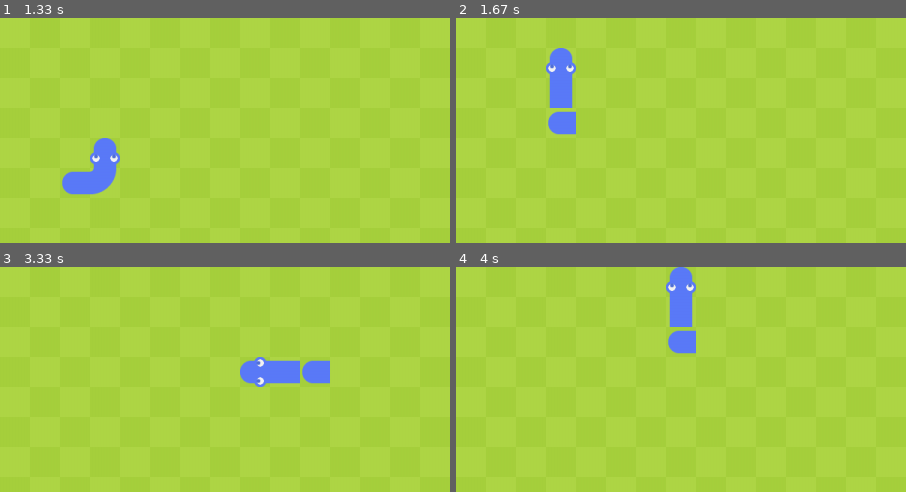
Above: before the commit, frames 1-4 (two rows, left to right).
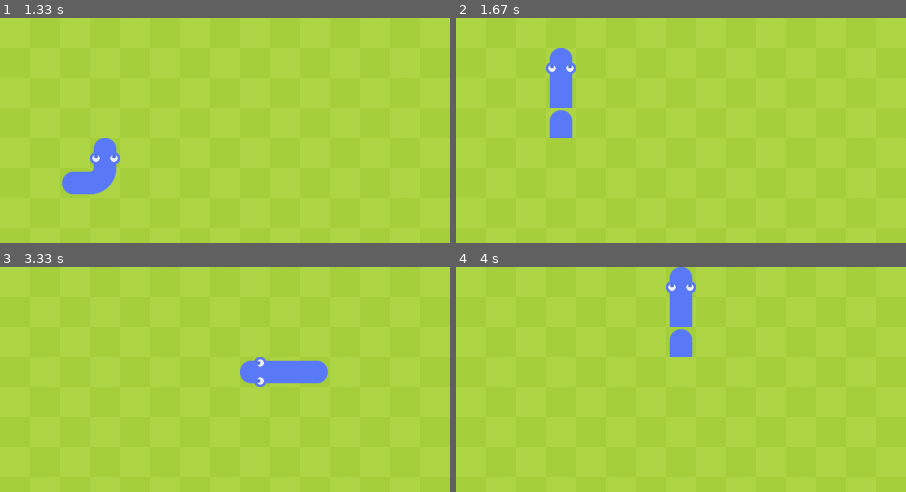
Above: after the commit, the same moments.

Repository: Chiarasenu/PYGAME-GIOCO-3P
Game: pygame game, started from gioco/gioco_snake.py
Same seed, same stepped clock (60 frames per second), same inputs: the game is played once before the commit and once after it.
Inputs (mouse positions are % of the whole screen's width and height, from its top left):
- Up to frame 1 (1.33 s): click (50, 75) at 0.38 s; hold W from 1.17 s (still down)
- Up to frame 2 (1.67 s): release W at 1.63 s
- Up to frame 3 (3.33 s): hold D 1.67-2.13 s; hold S 2.73-3.03 s; hold A from 3.07 s (still down)
- Up to frame 4 (4 s): release A at 3.47 s; hold W 3.5-3.87 s; hold D from 3.9 s (still down)
The pictures show only the part of the screen within x 23-73%, y 0-50%; the shares and areas given below are measured in that part.

Frame 1 is identical in both runs. In frame 2, 0.3% of the frame differs, in the area x 20-27%, y 40-54%; in frame 3, 0.3%; in frame 4, 0.3%.

Commit message:
sistemazione del movimento della coda dx e sx

Diff:
--- a/gioco/gioco_snake.py
+++ b/gioco/gioco_snake.py
@@ -24,7 +24,7 @@
 schermo_gioco = pygame.image.load("gioco/Immagini/sfondo1.png")
 schermo_gioco = pygame.transform.scale(schermo_gioco, (1200, 600))
 
-sfondo_menu = pygame.image.load("Gioco\Immagini\snake_principale.png")
+sfondo_menu = pygame.image.load("gioco/immagini/snake_principale.png")
 sfondo_menu = pygame.transform.scale(sfondo_menu, (1200, 600))
 AZZURRO = (54, 204, 227)
 
--- a/gioco/snake_blu.py
+++ b/gioco/snake_blu.py
@@ -14,6 +14,7 @@
     def __init__(self) -> None:
         self.corpo = [Vector2(5,5), Vector2(4,5), Vector2(3,5)]
         self.direzione = Vector2(1,0)
+
         self.nuovo_corpo = False
 
     # IMMAGINI
@@ -29,9 +30,9 @@
 
         # Coda
         self.codaN = pygame.image.load('Gioco/Immagini/PartiSnake/Blu/snake_blu_codaS.png').convert_alpha()
-        self.codaE = pygame.image.load('Gioco/Immagini/PartiSnake/Blu/snake_blu_codaO.png').convert_alpha()
+        self.codaE = pygame.image.load('Gioco/Immagini/PartiSnake/Blu/snake_blu_codaE.png').convert_alpha()
         self.codaS = pygame.image.load('Gioco/Immagini/PartiSnake/Blu/snake_blu_codaN.png').convert_alpha()
-        self.codaO = pygame.image.load('Gioco/Immagini/PartiSnake/Blu/snake_blu_codaE.png').convert_alpha()
+        self.codaO = pygame.image.load('Gioco/Immagini/PartiSnake/Blu/snake_blu_codaO.png').convert_alpha()
 
         # Angoli
         self.angoloNE = pygame.image.load('Gioco/Immagini/PartiSnake/Blu/snake_blu_angoloNE.png').convert_alpha()
@@ -55,6 +56,31 @@
             copia_corpo.insert(0, self.corpo[0] + self.direzione)
             self.corpo = copia_corpo[:]
 
+    def update_testa(self):
+        nuova_testa = self.corpo[0] - self.corpo[1]
+        if nuova_testa == Vector2(1,0):
+            self.testa = self.testaE
+        elif nuova_testa == Vector2(-1,0):
+            self.testa = self.testaO
+        elif nuova_testa == Vector2(0,1):
+            self.testa = self.testaS
+        elif nuova_testa == Vector2(0,-1):
+            self.testa = self.testaN
+
+    def update_coda(self):
+        nuova_coda = self.corpo[-1] - self.corpo[-2]
+        if nuova_coda == Vector2(1,0):
+            self.coda = self.codaE
+        elif nuova_coda == Vector2(-1,0):
+            self.coda = self.codaO
+        elif nuova_coda == Vector2(0,1):
+            self.coda = self.codaS
+        elif nuova_coda == Vector2(0,-1):
+            self.coda = self.codaN
+    def reset(self):
+        self.body = [Vector2(5,10),Vector2(4,10),Vector2(3,10)]
+        self.direction = Vector2(0,0)
+
     def draw_snake(self, lato_cella, screen):
         self.update_testa()
         self.update_coda()
@@ -66,7 +92,7 @@
             if i == 0:
                 screen.blit(self.testa, rect_blocco)
             elif i == len(self.corpo) -1:
-                screen.blit(self.codaE, rect_blocco)
+                screen.blit(self.coda, rect_blocco)
             else:
                 # Calcola la differenza di posizione tra il blocco corrente e i blocchi precedente e successivo
                 blocco_precedente = self.corpo[i + 1] - blocco
@@ -94,27 +120,3 @@
                     elif (blocco_precedente.x == 1 and blocco_successivo.y == 1) or (blocco_precedente.y == 1 and blocco_successivo.x == 1):
                         # Disegna l'angolo in basso a destra
                         screen.blit(self.angoloSE, rect_blocco)
-    def update_testa(self):
-        nuova_testa = self.corpo[1] - self.corpo[0]
-        if nuova_testa == Vector2(1,0):
-            self.testa = self.testaO
-        elif nuova_testa == Vector2(-1,0):
-            self.testa = self.testaE
-        elif nuova_testa == Vector2(0,1):
-            self.testa = self.testaN
-        elif nuova_testa == Vector2(0,-1):
-            self.testa = self.testaS
-
-    def update_coda(self):
-        nuova_coda = self.corpo[-2] - self.corpo[-1]
-        if nuova_coda == Vector2(1,0):
-            self.coda = self.codaE
-        elif nuova_coda == Vector2(-1,0):
-            self.coda = self.codaO
-        elif nuova_coda == Vector2(0,1):
-            self.coda = self.codaN
-        elif nuova_coda == Vector2(0,-1):
-            self.coda = self.codaS
-    def reset(self):
-        self.body = [Vector2(5,10),Vector2(4,10),Vector2(3,10)]
-        self.direction = Vector2(0,0)
